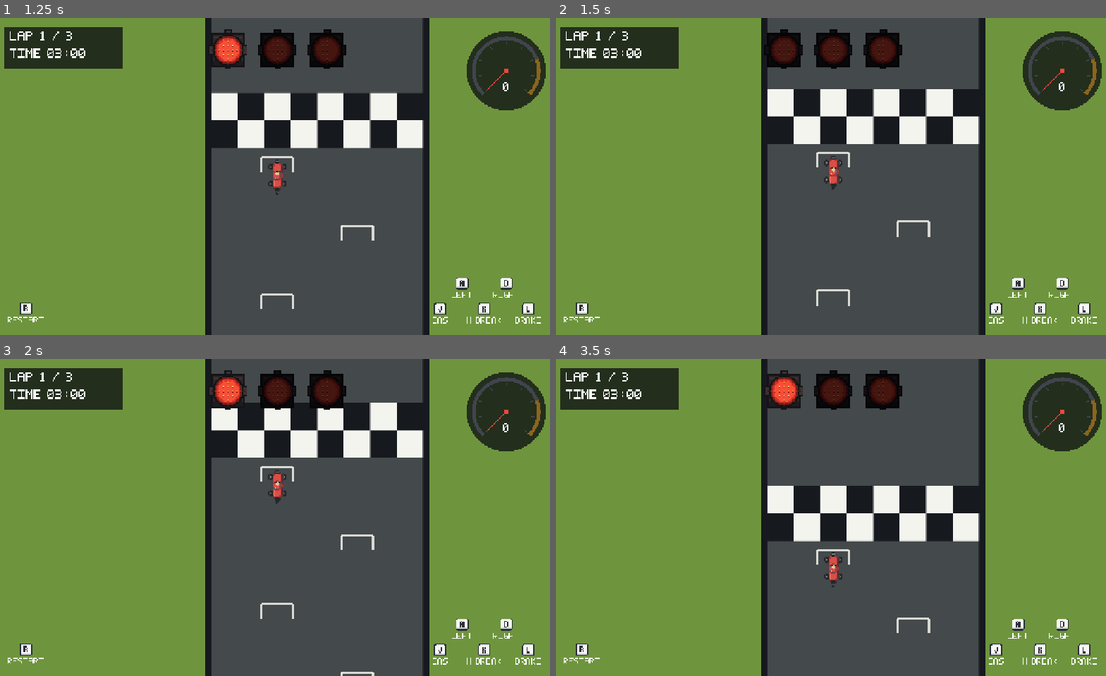
Above: before the commit, frames 1-4 (two rows, left to right).
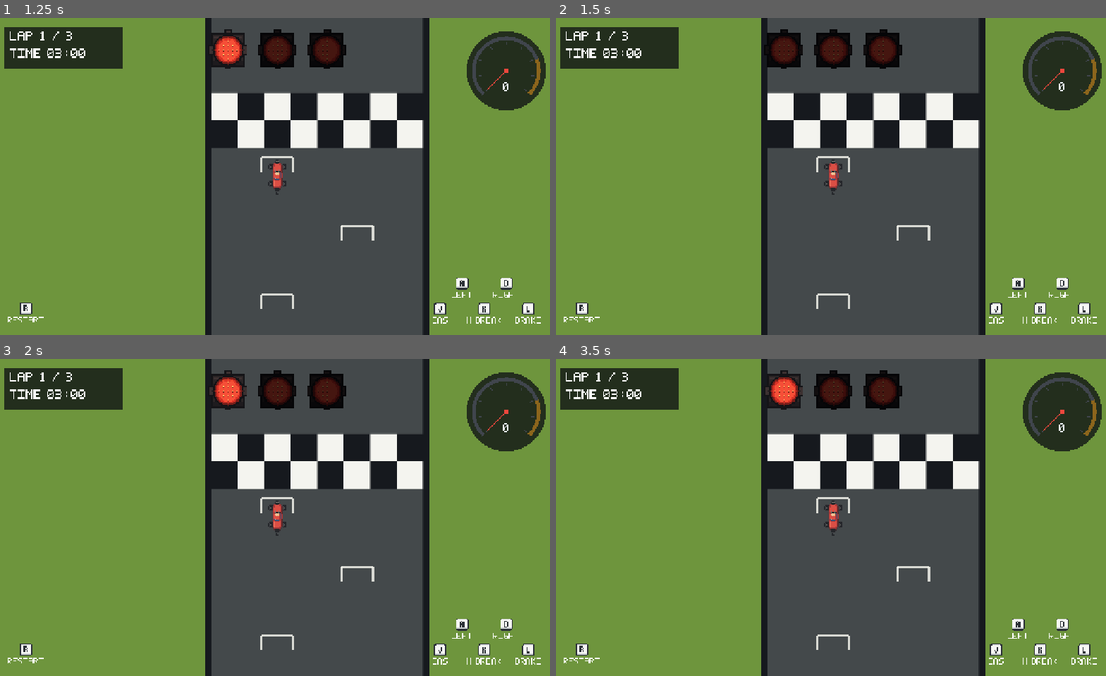
Above: after the commit, the same moments.

Repository: sucary/initial-b
Game: Godot game, scene res://scenes/game.tscn
Same seed, same stepped clock (60 frames per second), same inputs: the game is played once before the commit and once after it.
Inputs:
- Up to frame 1 (1.25 s): tap Enter at 0.5 s; hold D (steer_right) from 0.53 s (still down); tap R at 0.6 s
- Up to frame 2 (1.5 s): release D (steer_right) at 1.28 s; hold L (brake) from 1.28 s (still down); tap R at 1.35 s
- Up to frame 3 (2 s): keep holding L (brake)
- Up to frame 4 (3.5 s): release L (brake) at 2.03 s; hold D (steer_right) 2.03-2.78 s; tap R at 2.1, 2.85 s; hold J (accelerate) from 2.78 s (still down)

Frame 1 is identical in both runs. In frame 2, 2.0% of the frame differs, in the area x 38-78%, y 22-92%; in frame 3, 11%; in frame 4, 14%, in the area x 38-78%, y 23-92%.

Commit message:
fix: prevent camera movement outside race

Diff:
--- a/scripts/camera.gd
+++ b/scripts/camera.gd
@@ -1,10 +1,12 @@
 extends Camera2D
+class_name RaceCamera
 
 const ACCELERATE_LOOK_AHEAD := 150.0
 const BRAKE_LOOK_BEHIND := 90.0
 const LOOK_RESPONSE := 2.0
 
 var target: Node2D
+var follows_input := false
 var _look_distance := 0.0
 
 
@@ -25,7 +27,9 @@
 	if target == null:
 		return
 	var forward := Vector2.RIGHT.rotated(target.global_rotation)
-	var desired_look_distance := Input.get_action_strength("accelerate") * ACCELERATE_LOOK_AHEAD - Input.get_action_strength("brake") * BRAKE_LOOK_BEHIND
+	var desired_look_distance := 0.0
+	if follows_input:
+		desired_look_distance = Input.get_action_strength("accelerate") * ACCELERATE_LOOK_AHEAD - Input.get_action_strength("brake") * BRAKE_LOOK_BEHIND
 	_look_distance = lerpf(_look_distance, desired_look_distance, 1.0 - exp(-LOOK_RESPONSE * delta))
 	var desired_position := target.global_position + forward * _look_distance
 	global_position = global_position.lerp(desired_position, 1.0 - exp(-7.0 * delta))
--- a/scripts/game_manager.gd
+++ b/scripts/game_manager.gd
@@ -15,7 +15,7 @@
 @onready var kart_shadow: Sprite2D = $KartShadow
 @onready var start_grid: StartGrid = $StartGrid
 @onready var course: CourseObjects = $Course
-@onready var camera: Camera2D = $Camera
+@onready var camera: RaceCamera = $Camera
 @onready var lap_label: Label = $HUD/RacePanel/LapLabel
 @onready var time_label: Label = $HUD/RacePanel/TimeLabel
 @onready var speed_dashboard: SpeedDashboard = $HUD/SpeedDashboard
@@ -107,6 +107,7 @@
 func _on_go() -> void:
 	_racing = true
 	kart.set_physics_process(true)
+	camera.follows_input = true
 
 
 func _elapsed() -> float:
@@ -147,6 +148,7 @@
 	_race_over = true
 	kart.velocity = Vector2.ZERO
 	kart.set_physics_process(false)
+	camera.follows_input = false
 	result_panel.visible = true
 	if won:
 		var elapsed := race_time_limit_seconds - time_left
